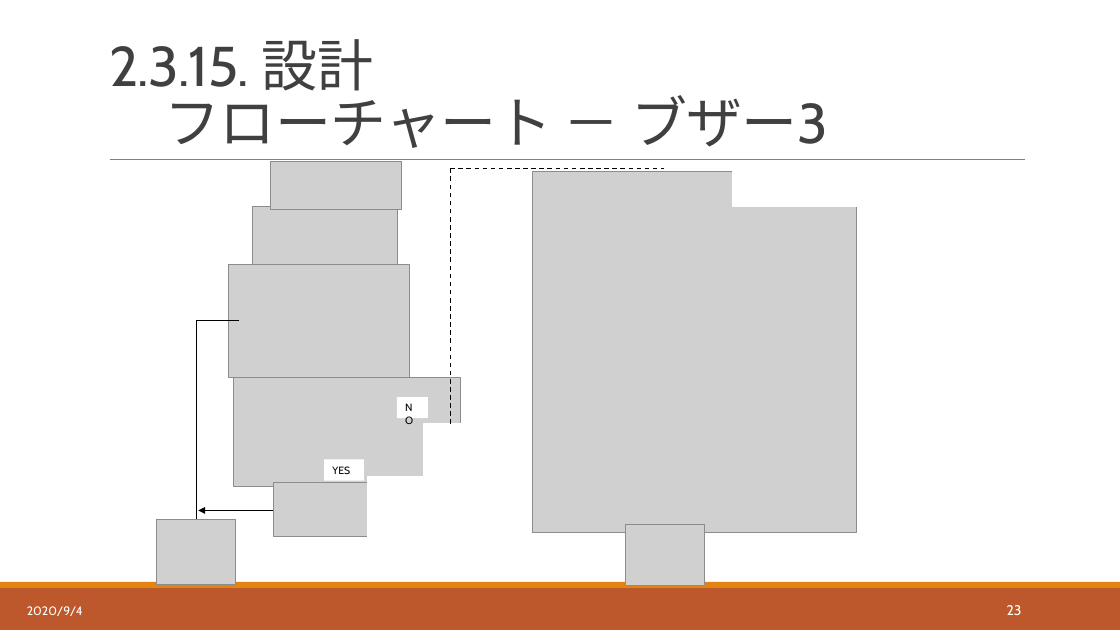
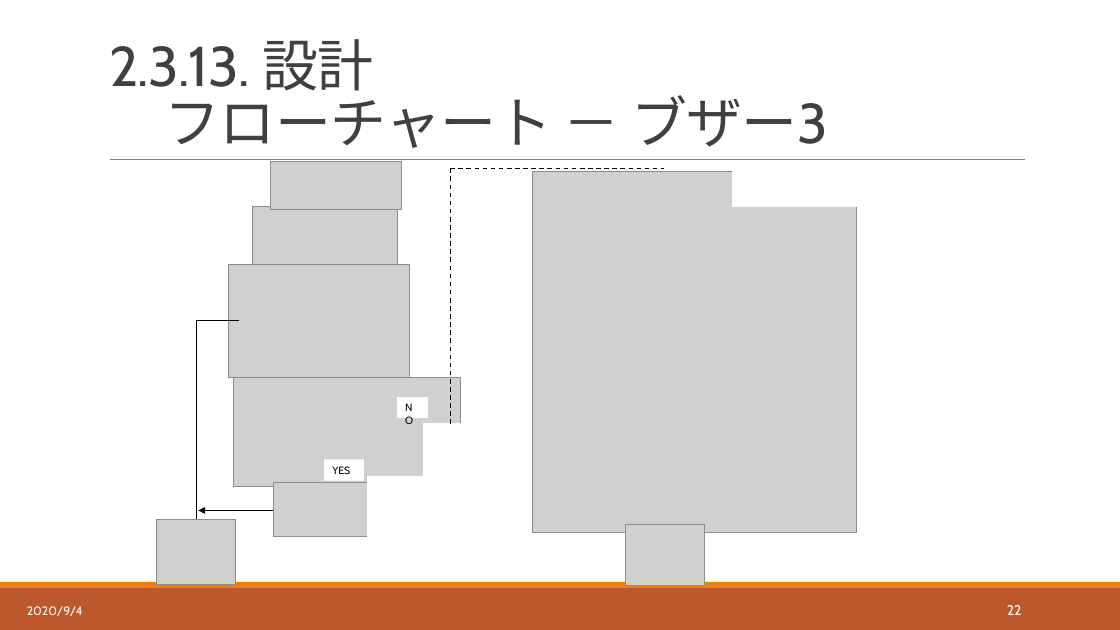
Before and after one commit to hakohumi/comp.train.whack-a-mole, a slide deck: slide 23 of 資料/設計書/発表資料/設計レビュー_発表資料.pptx (slide 24 before the commit). Drawn at 1120x630 pixels with LibreOffice and Linux fonts; fonts in the diff are those of the drawing; grey boxes stand for pictures. Boxes give left, top, right and bottom in pixels: in the first picture for what was removed or moved away, otherwise in the second. Text is boxed around its words. In the diff, an @@ line names an element or a change of style, - is before the commit and + after.

Commit message:
設計/レビュー後修正　 フローチャートの割込み処理を修正 発表資料を修正

```diff
--- a/資料/設計書/発表資料/設計レビュー_発表資料.pptx
+++ b/資料/設計書/発表資料/設計レビュー_発表資料.pptx
@@ title at <box>109,39,829,148</box>: text changed @@
-2.3.15. 設計
-フローチャート － ブザー3
+2.3.13. 設計
+フローチャート － ブザー3
@@ page number at <box>1007,605,1022,615</box>: text changed @@
-23
+22
```
Also in this commit, not shown: 14 other slides changed, 1 slide removed, 13 other files.
